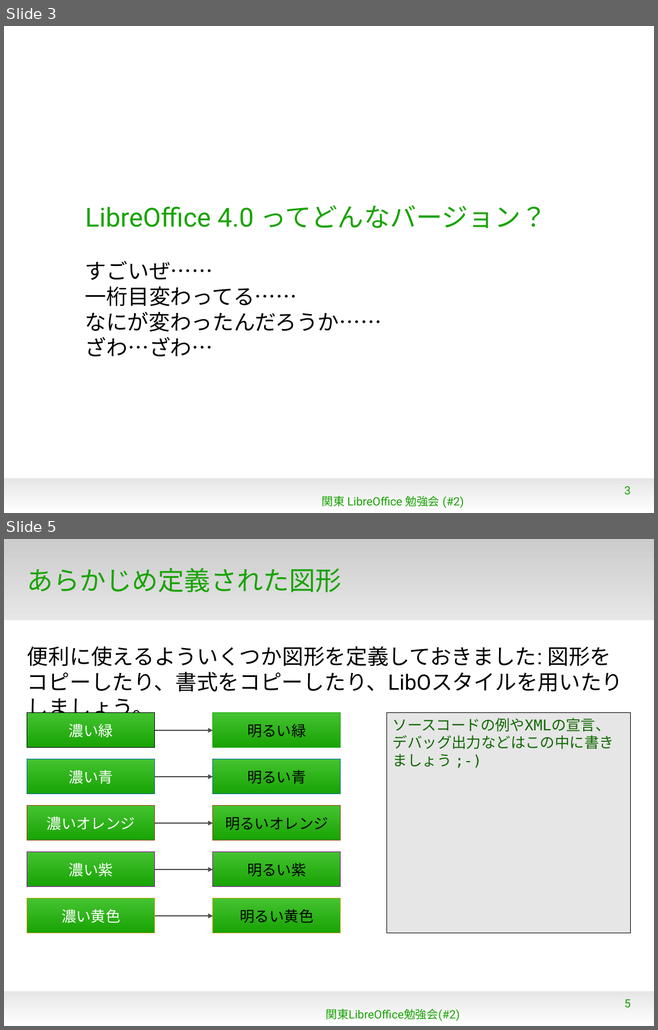
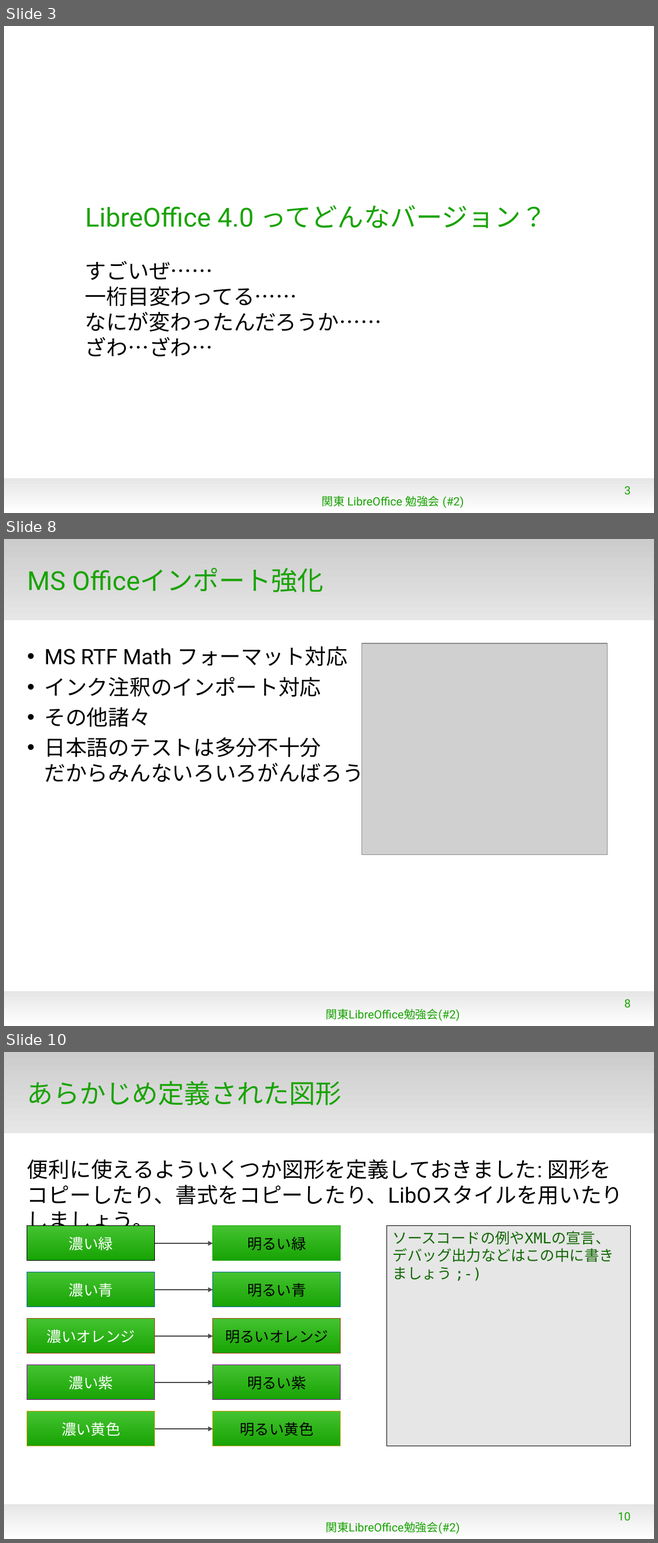
Before and after one commit to naruoga/KantoLibreOffice, a slide deck: Jan2013/WhatsNew4-0.odp. Shown one above the other, each under a label of ours: slides 3 and 5 before the commit, slides 3, 8 and 10 after it; the slides between them are not shown. The pictures are 658x1030 and 658x1543 pixels, drawn with LibreOffice and Linux fonts; fonts in the diff are those of the drawing; grey boxes stand for pictures; background and template pictures are left out. Boxes give left, top, right and bottom in pixels: in the first picture for what was removed or moved away, otherwise in the second. Text is boxed around its words. In the diff, an @@ line names an element or a change of style, - is before the commit and + after.

```diff
--- a/Jan2013/WhatsNew4-0.odp
+++ b/Jan2013/WhatsNew4-0.odp
@@ slide 8 added at [4,539,654,1026], background #FFFFFF; not listed: 2 template elements that a slide beside it also shows @@
@@ title added at [27,567,324,592], 32 pt, text #18A303 @@
+MS Officeインポート強化
@@ text added at [45,646,364,787], 26 pt, text #000000 @@
+• MS RTF Math フォーマット対応
+• インク注釈のインポート対応
+• その他諸々
+• 日本語のテストは多分不十分
+  だからみんないろいろがんばろう
@@ picture added at [362,643,608,855] @@
@@ page number added at [624,999,630,1008], 14 pt, text #18A303 @@
+8
@@ text added at [325,1009,459,1022], 14 pt, text #18A303 @@
+関東LibreOffice勉強会(#2)
@@ what was slide 5 is now slide 10 @@
@@ page number at [618,1512,630,1521]: text changed @@
-5
+10
```
Also in this commit, not shown: 1 slide changed, 4 other slides added.
